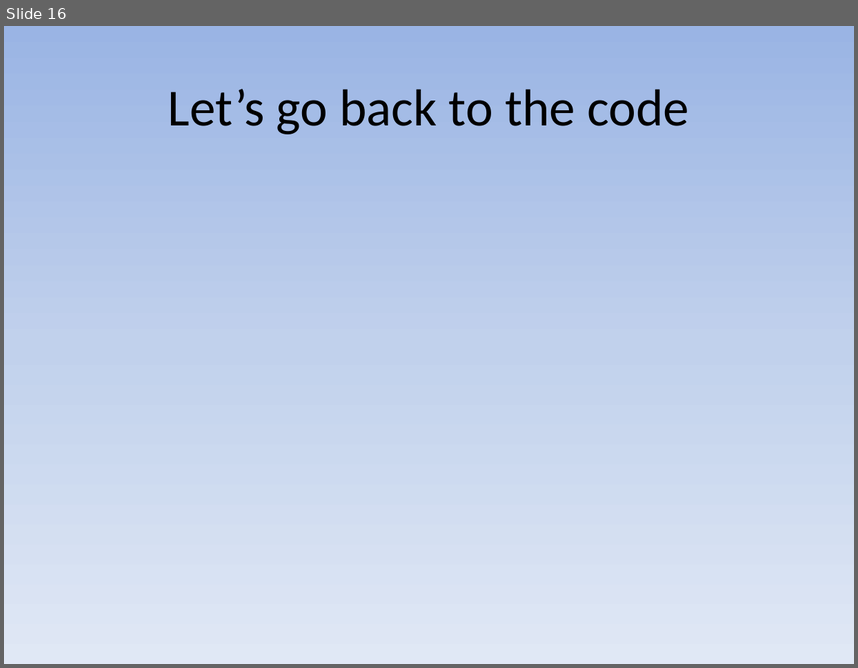
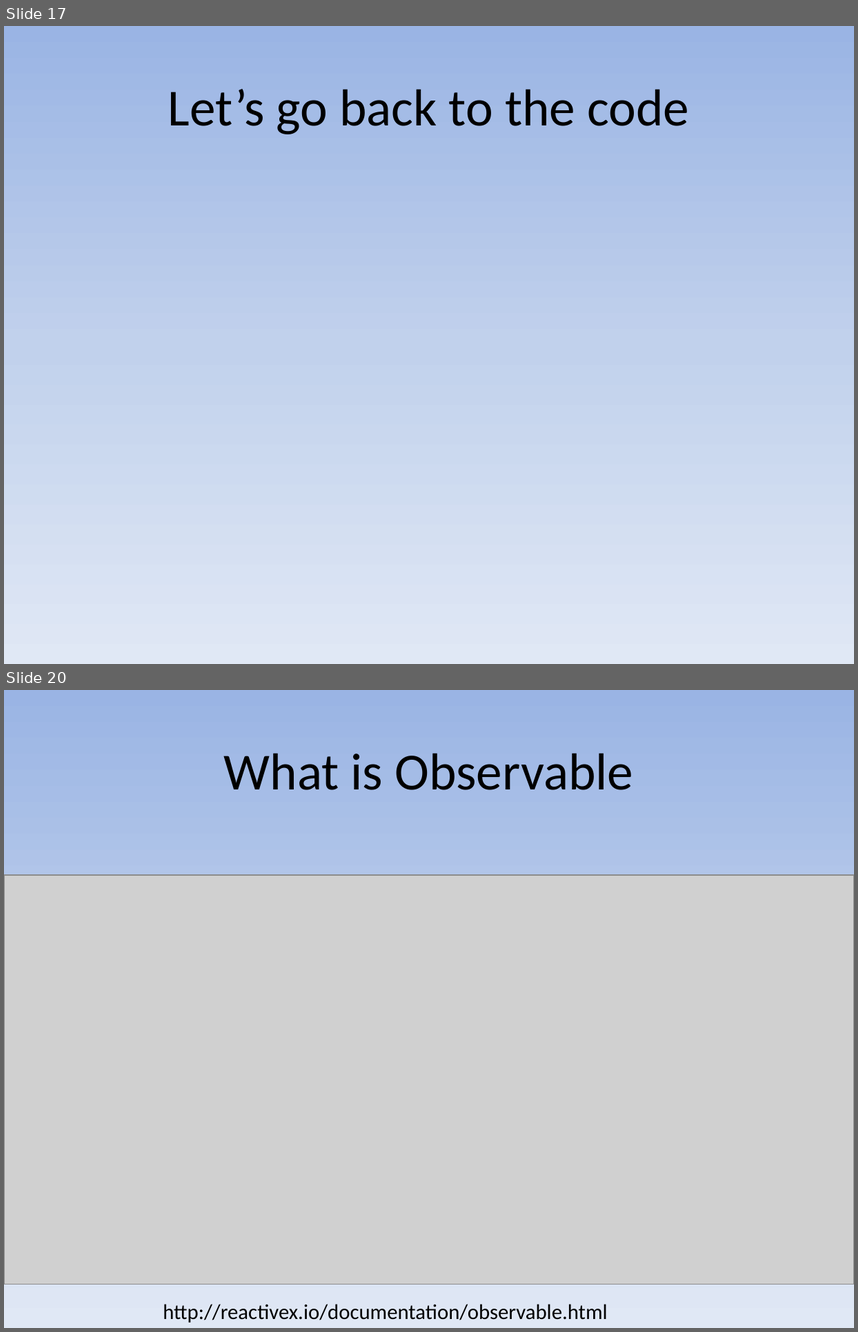
Before and after one commit to mayuanyang/HelloAngular2, a slide deck: angular2.pptx. Shown one above the other, each under a label of ours: slide 16 before the commit, slides 17 and 20 after it; the slides between them are not shown. The pictures are 858x668 and 858x1332 pixels, drawn with LibreOffice and Linux fonts; fonts in the diff are those of the drawing; grey boxes stand for pictures. Boxes give left, top, right and bottom in pixels: in the first picture for what was removed or moved away, otherwise in the second. Text is boxed around its words. In the diff, an @@ line names an element or a change of style, - is before the commit and + after.

Commit message:
Implement simple observable component

```diff
--- a/angular2.pptx
+++ b/angular2.pptx
@@ slide 20 added at <box>4,690,854,1328</box>, background gradient #9AB5E4 to #C2D1ED to #E1E8F5 @@
@@ title added at <box>224,753,633,790</box>, 44 pt, text #000000 @@
+What is Observable
@@ picture added at <box>4,876,854,1284</box> @@
@@ text added at <box>163,1303,607,1322</box>, 18 pt, text #000000 @@
+http://reactivex.io/documentation/observable.html
@@ what was slide 16 is now slide 17 @@
```
Also in this commit, not shown: 2 slides changed, 5 other slides added, 12 other files.
